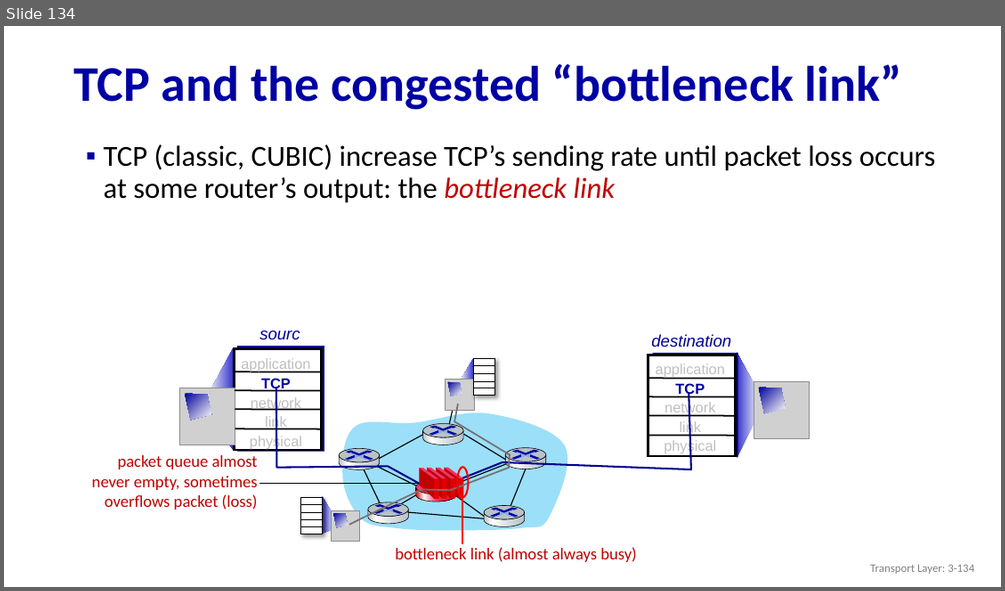
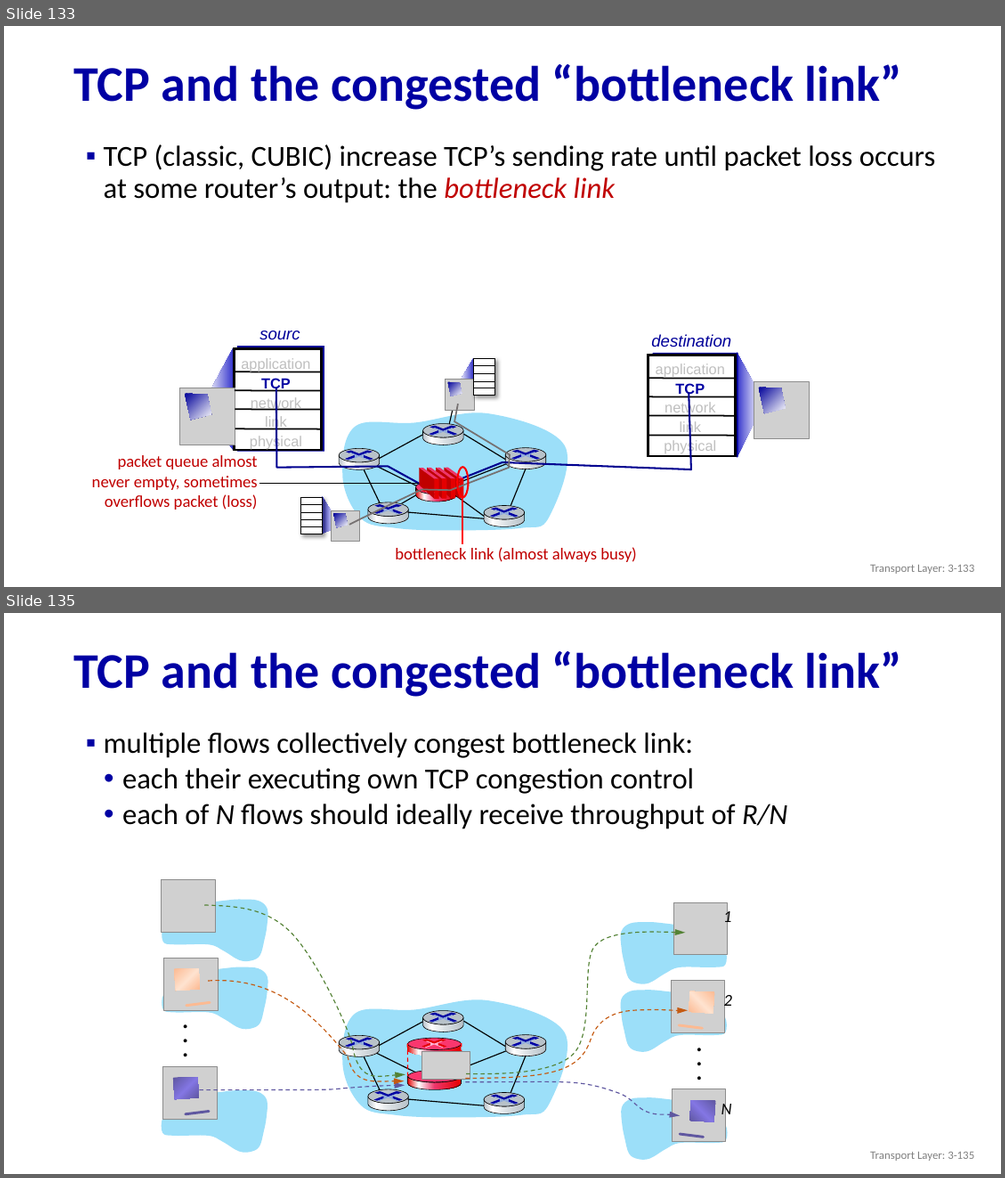
Before and after one commit to huangqy89/cn-2026, a slide deck: static_files/lectures/Chapter_3_v8.2.pptx. Shown one above the other, each under a label of ours: slide 134 before the commit, slides 133 and 135 after it; the slides between them are not shown. The pictures are 1005x591 and 1005x1178 pixels, drawn with LibreOffice and Linux fonts; fonts in the diff are those of the drawing; grey boxes stand for pictures. Boxes give left, top, right and bottom in pixels: in the first picture for what was removed or moved away, otherwise in the second. Text is boxed around its words. In the diff, an @@ line names an element or a change of style, - is before the commit and + after.

```diff
--- a/static_files/lectures/Chapter_3_v8.2.pptx
+++ b/static_files/lectures/Chapter_3_v8.2.pptx
@@ slide 135 added at (4, 613, 1001, 1174), background #FFFFFF @@
@@ title added at (73, 651, 902, 697), 48 pt, text #0000A3, bold @@
+TCP and the congested “bottleneck link”
@@ text added at (104, 732, 787, 829), 28 pt, text #000000 @@
+▪ multiple flows collectively congest bottleneck link:
+  • each their executing own TCP congestion control
+  • each of N flows should ideally receive throughput of R/N
@@ freeform shape added at (204, 905, 405, 1075), outline #548235 1 pt dashed @@
@@ freeform shape added at (466, 933, 685, 1074), outline #548235 1 pt dashed @@
@@ freeform shape added at (208, 981, 404, 1081), outline #C55A11 1 pt dashed @@
@@ freeform shape added at (342, 997, 575, 1118), fill #9CDFF9 @@
@@ freeform shape added at (465, 1009, 688, 1078), outline #C55A11 1 pt dashed @@
@@ text added at (175, 1013, 202, 1075), 28 pt, text #000000 @@
+.
+.
+.
@@ group added at (339, 1036, 380, 1057): 5 freeform shapes, 1 ellipse @@
@@ freeform shape added at (379, 1022, 423, 1046), outline #000000 1 pt @@
@@ group added at (423, 1011, 463, 1032): 5 freeform shapes, 1 ellipse @@
@@ freeform shape added at (464, 1022, 505, 1046), outline #000000 1 pt @@
@@ group added at (506, 1035, 546, 1056): 5 freeform shapes, 1 ellipse @@
@@ group added at (619, 902, 732, 1160): 5 freeform shapes, 4 texts, 3 pictures, 2 lines @@
+1
+2
+N
+.
+.
+.
@@ freeform shape added at (364, 1056, 380, 1089), outline #000000 1 pt @@
@@ freeform shape added at (376, 1053, 416, 1072), outline #000000 1 pt @@
@@ group added at (407, 1038, 470, 1089): 6 freeform shapes, 2 ellipses, 2 lines, 1 picture @@
@@ freeform shape added at (454, 1051, 506, 1071), outline #000000 1 pt @@
@@ freeform shape added at (509, 1055, 526, 1097), outline #000000 1 pt @@
@@ freeform shape added at (199, 1085, 404, 1089), outline #5F57A0 1 pt dashed @@
@@ group added at (368, 1089, 409, 1111): 5 freeform shapes, 1 ellipse @@
@@ freeform shape added at (465, 1082, 680, 1116), outline #5F57A0 1 pt dashed @@
@@ group added at (161, 880, 268, 1153): 5 freeform shapes, 3 pictures, 2 lines @@
@@ freeform shape added at (408, 1099, 487, 1106), outline #000000 1 pt @@
@@ group added at (484, 1093, 525, 1114): 5 freeform shapes, 1 ellipse @@
@@ text added at (870, 1151, 974, 1160), 11 pt, text #808080 @@
+Transport Layer: 3-135
@@ what was slide 134 is now slide 133 @@
@@ text at (870, 564, 974, 573): text changed @@
-Transport Layer: 3-134
+Transport Layer: 3-133
```
Also in this commit, not shown: 4 slides changed, 4 other slides added, 3 slides removed, 3 other files.
